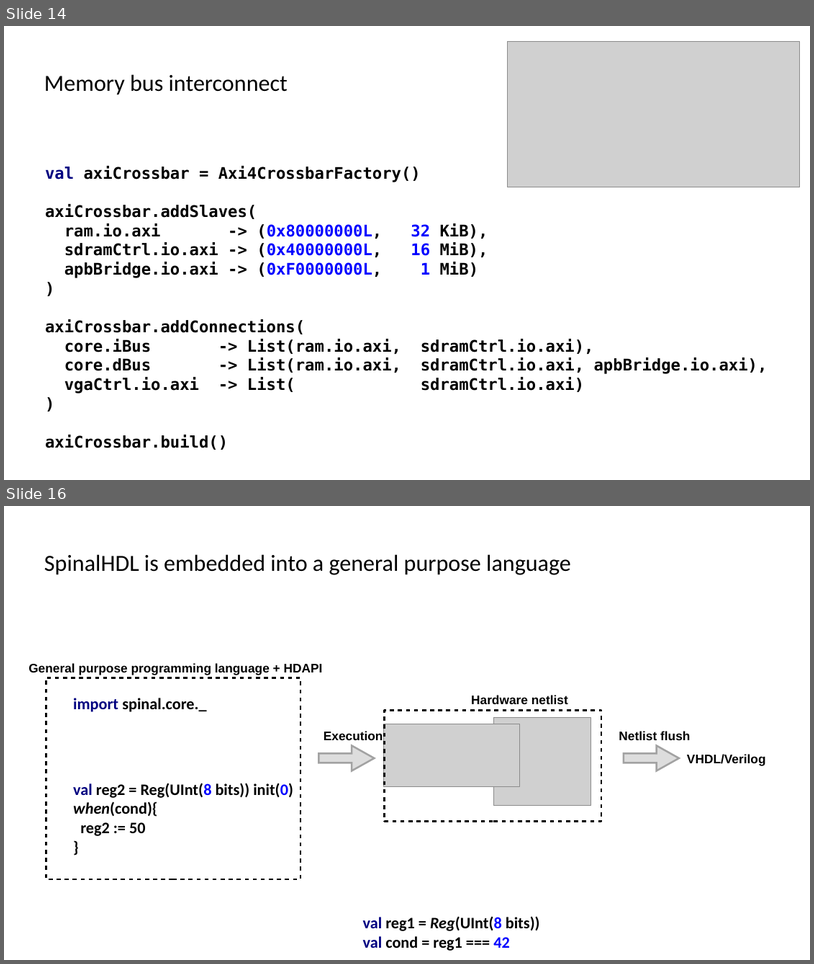
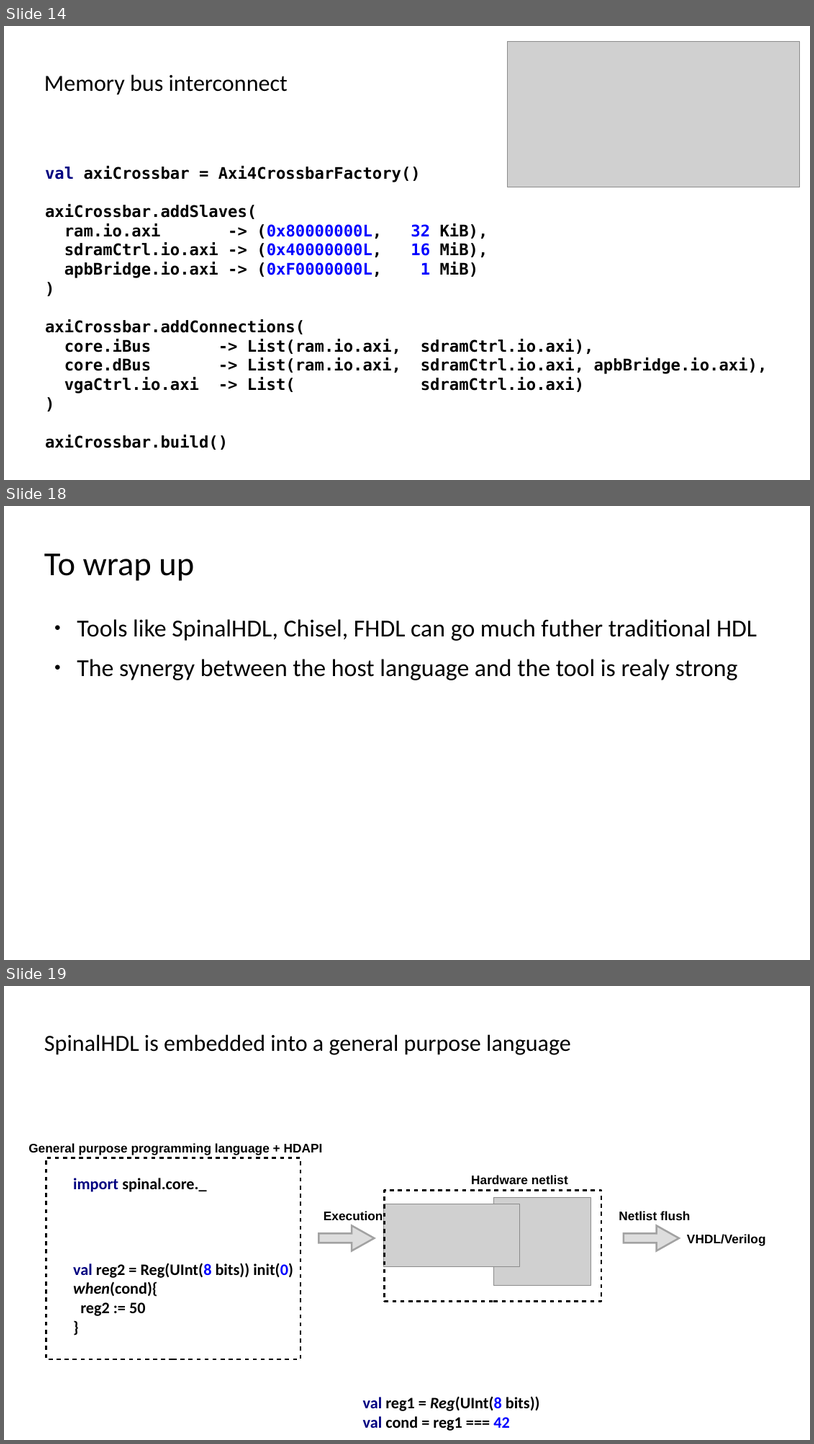
Before and after one commit to SpinalHDL/SpinalDoc, a slide deck: presentation/en/wosh_2019.odp. Shown one above the other, each under a label of ours: slides 14 and 16 before the commit, slides 14, 18 and 19 after it; the slides between them are not shown. The pictures are 814x964 and 814x1444 pixels, drawn with LibreOffice and Linux fonts; fonts in the diff are those of the drawing; grey boxes stand for pictures. Boxes give left, top, right and bottom in pixels: in the first picture for what was removed or moved away, otherwise in the second. Text is boxed around its words. In the diff, an @@ line names an element or a change of style, - is before the commit and + after.

```diff
--- a/presentation/en/wosh_2019.odp
+++ b/presentation/en/wosh_2019.odp
@@ slide 18 added at (4, 506, 810, 960), background #FFFFFF @@
@@ title added at (44, 554, 194, 581), 37.7 pt, text #000000 @@
+To wrap up
@@ text added at (77, 619, 757, 680), 27.4 pt, text #000000 @@
+● Tools like SpinalHDL, Chisel, FHDL can go much futher traditional HDL
+● The synergy between the host language and the tool is realy strong
@@ what was slide 16 is now slide 19 @@
```
Also in this commit, not shown: 12 slides changed, 2 other slides added.
